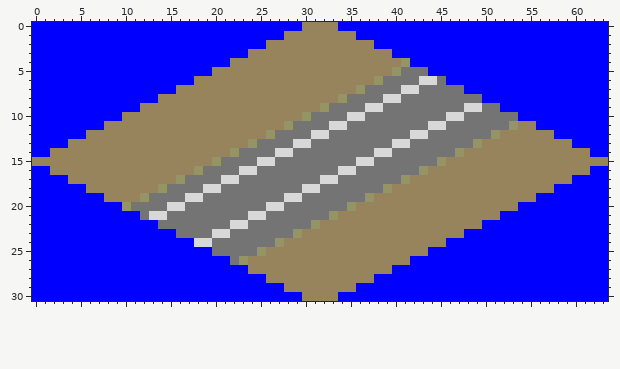
Pixel-art sprite, stored at src/sprites/1012.png. Above: the version before the commit.
The file is 64x31 pixels.
After:
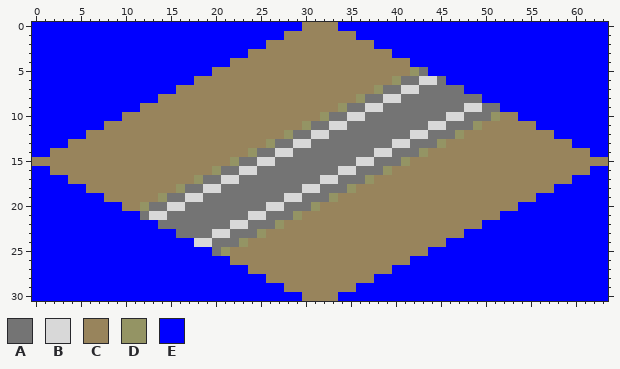
Palette (. is transparent): A #747474  B #d8d8d8  C #98845c  D #949464  E #0000ff
From old to new:
The author changed colour A to colour C in row 5 at x 41; in row 6 at x 39; in row 7 at x 37; in row 8 at x 35; in row 9 at x 33; in row 10 at x 31 and 52 to 53.
The author changed colour A to colour C in row 11 at x 29 and 50 to 52; in row 12 at x 27 and 48 to 50; in row 13 at x 25 and 46 to 48; in row 14 at x 23 and 44 to 46; in row 15 at x 21 and 42 to 44; in row 16 at x 19 and 40 to 42.
The author changed colour A to colour C in row 17 at x 17 and 38 to 40; in row 18 at x 15 and 36 to 38; in row 19 at x 13 and 34 to 36; in row 20 at x 11 and 32 to 34; in row 21 at x 30 to 32; in row 22 at x 28 to 30.
The author changed colour A to colour C in row 23 at x 26 to 28; in row 24 at x 24 to 26; in row 25 at x 22 to 24; in row 26 at x 22.
The author changed colour D to colour C in row 4 at x 41; in row 5 at x 40; in row 6 at x 38; in row 7 at x 36; in row 8 at x 34; in row 9 at x 32.
The author changed colour D to colour C in row 10 at x 30; in row 11 at x 28 and 53; in row 12 at x 26 and 51; in row 13 at x 24 and 49; in row 14 at x 22 and 47; in row 15 at x 20 and 45.
The author changed colour D to colour C in row 16 at x 18 and 43; in row 17 at x 16 and 41; in row 18 at x 14 and 39; in row 19 at x 12 and 37; in row 20 at x 10 and 35; in row 21 at x 33.
The author changed colour D to colour C in row 22 at x 31; in row 23 at x 29; in row 24 at x 27; in row 25 at x 25; in row 26 at x 23.
The author changed colour A to colour D in row 5 at x 42; in row 6 at x 40; in row 7 at x 38; in row 8 at x 36; in row 9 at x 34; in row 10 at x 32 and 51.
The author changed colour A to colour D in row 11 at x 30 and 49; in row 12 at x 28 and 47; in row 13 at x 26 and 45; in row 14 at x 24 and 43; in row 15 at x 22 and 41; in row 16 at x 20 and 39.
The author changed colour A to colour D in row 17 at x 18 and 37; in row 18 at x 16 and 35; in row 19 at x 14 and 33; in row 20 at x 12 and 31; in row 21 at x 29; in row 22 at x 27.
The author changed colour A to colour D in row 23 at x 25; in row 24 at x 23; in row 25 at x 21.
Where, in picture pixels (left, top, right, bottom), the same in both pictures:
changed: (122, 58, 518, 265)
